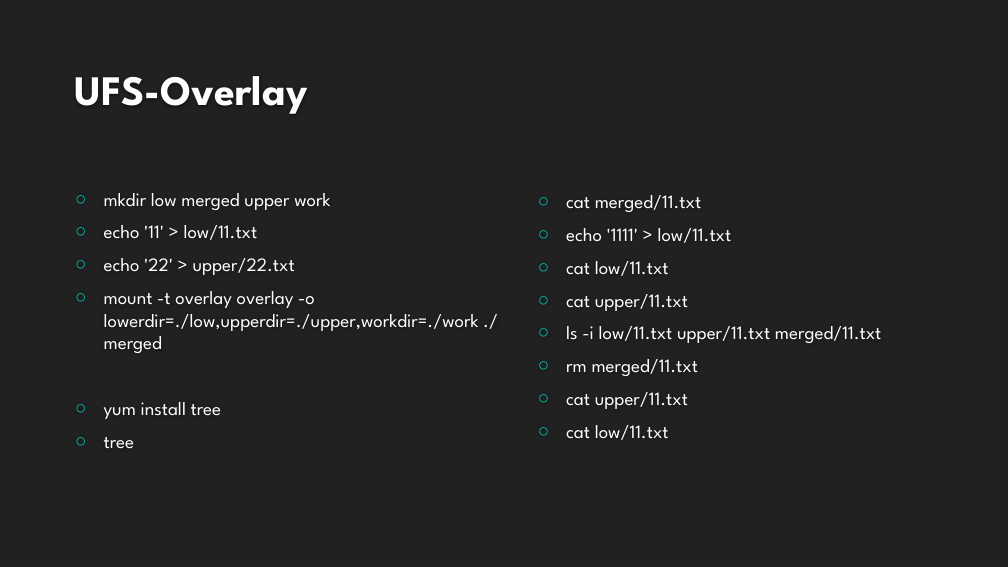
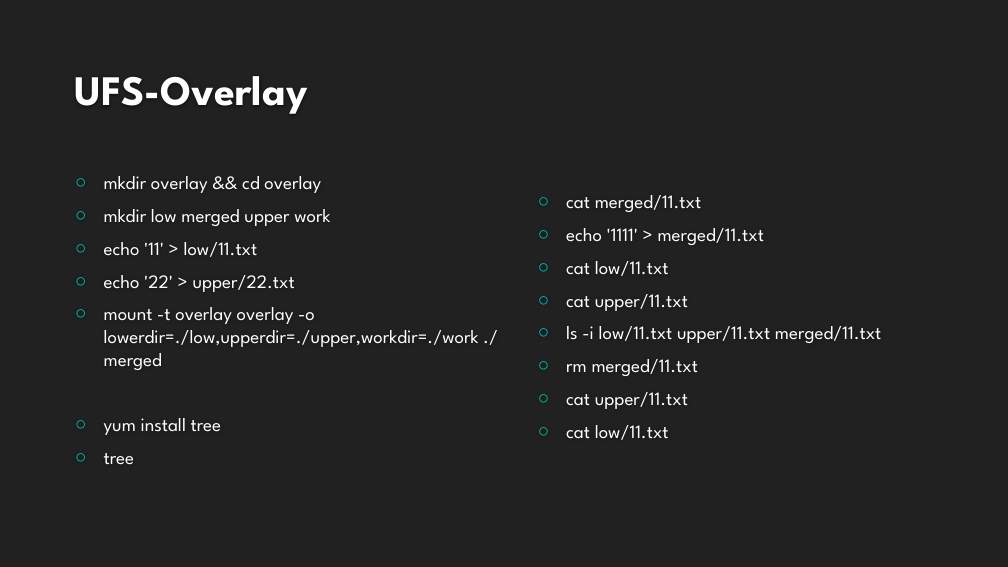
Before and after one commit to airuitian/CloudNative, a slide deck: slide 15 of docker007.pptx. Drawn at 1008x567 pixels with LibreOffice and Linux fonts; fonts in the diff are those of the drawing; background and template pictures are left out. Boxes give left, top, right and bottom in pixels: in the first picture for what was removed or moved away, otherwise in the second. Text is boxed around its words. In the diff, an @@ line names an element or a change of style, - is before the commit and + after.

Commit message:
007

```diff
--- a/docker007.pptx
+++ b/docker007.pptx
@@ text at box(104, 176, 321, 193): paragraph added @@
+○ mkdir overlay && cd overlay
@@ text at box(566, 228, 764, 245): text changed @@
-○ echo '1111' > low/11.txt
+○ echo '1111' > merged/11.txt
```
